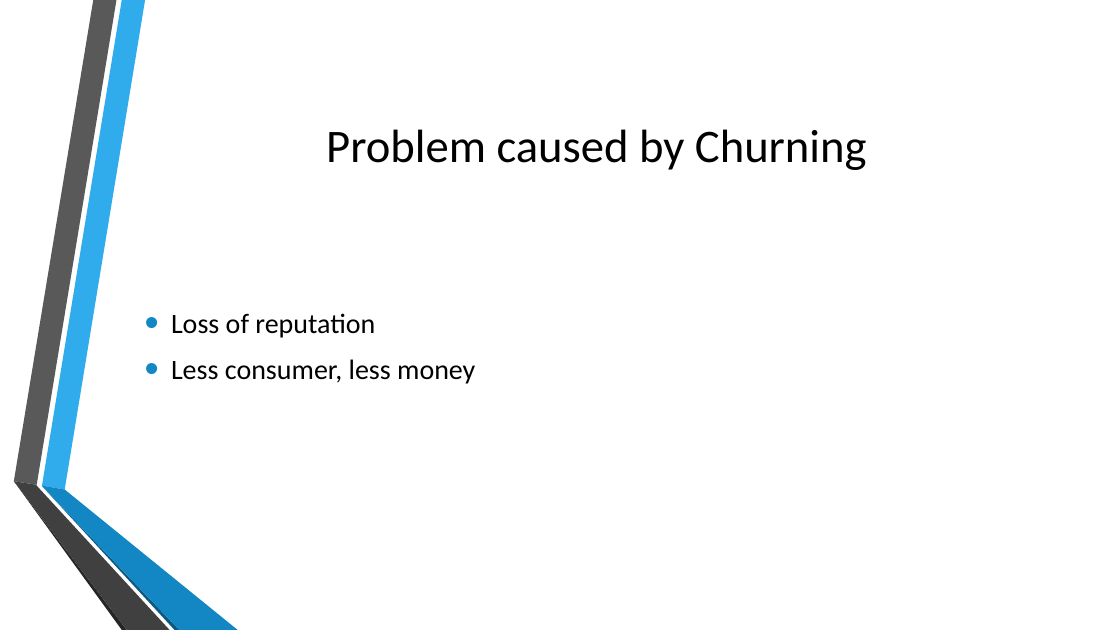
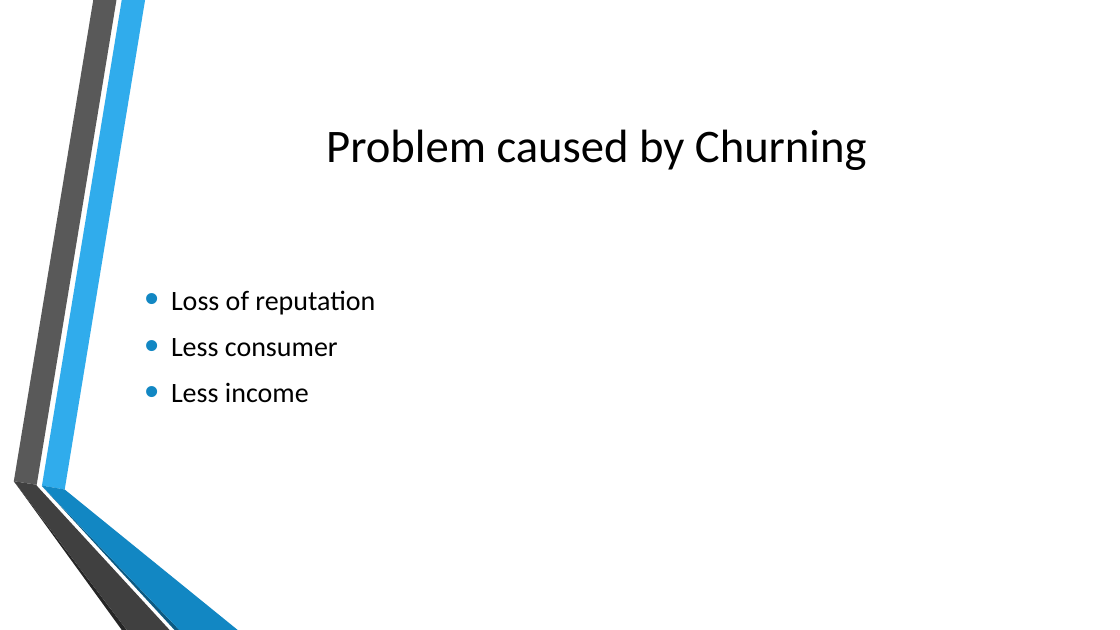
Before and after one commit to christianelbert/final-project-churn, a slide deck: slide 4 of final_project.pptx. Drawn at 1120x630 pixels with LibreOffice and Linux fonts; fonts in the diff are those of the drawing; background and template pictures are left out. Boxes give left, top, right and bottom in pixels: in the first picture for what was removed or moved away, otherwise in the second. Text is boxed around its words. In the diff, an @@ line names an element or a change of style, - is before the commit and + after.

```diff
--- a/final_project.pptx
+++ b/final_project.pptx
@@ text at <box>171,338,338,403</box>: text changed @@
-• Less consumer, less money
+• Less consumer
+• Less income
```
Also in this commit, not shown: 2 other files.
